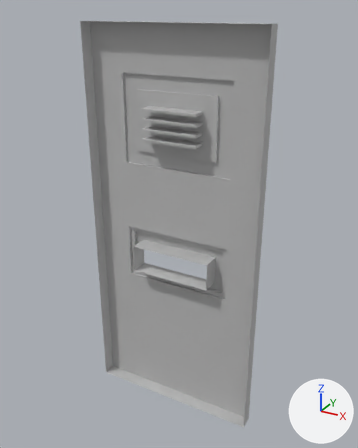
The OBJ model Art Assets Design/Prison Cell Parts/Door.obj: old version first, new version second.
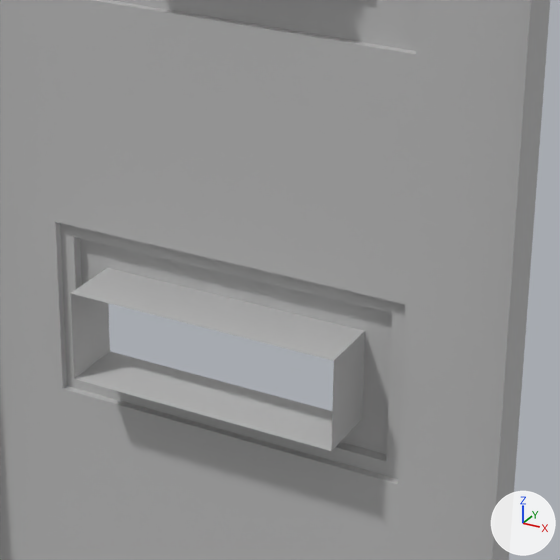
Old and new are each drawn whole from a camera (50 mm lens) standing at (41.0, -161.7, 87.6) and looking at (-5.8, -76.6, 45.1) and again close up on the part from 32% to 75% of the width and 37% to 72% of the height. The lights are fixed; the arrows at lower right show +X, +Y and +Z. Where no turn or scale is listed for an object, it has been applied to the vertices.

Objects in the first close-up: 'Door'.
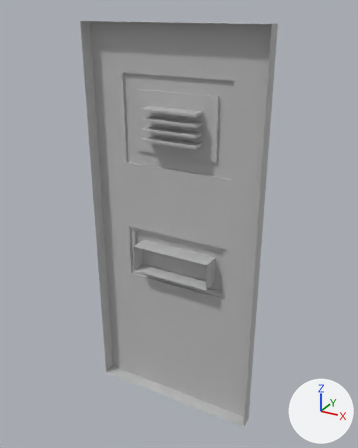
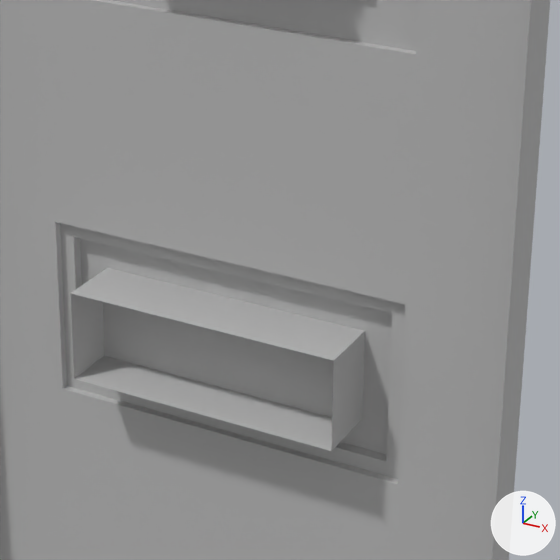
Pixel boxes (x1, y1, x2, y2) of what changed, in the close-ups (560 x 560 px):
part 1 of me_door, added: after (102, 302, 334, 417)

Edits to the bpy script that builds the scene:
```text
Add mat_door_window_initialshadinggroup:
    mat_door_window_initialshadinggroup = principled_material('Door_Window_initialShadingGroup')
    mat_door_window_initialshadinggroup.base_color = (0.5, 0.5, 0.5)  # grey #bcbcbc
    mat_door_window_initialshadinggroup.roughness = 1.0
Change me_door:
    where me_door.from_pydata(...)  # 80 vertices, 87 faces; spans x -25.5..13.0, y -80.2..-76.0, z 0.0..85.0
    used by ob_door; location = (0.0, 0.0, 0.0)
    verts and faces of me_door; kept vertices keep their numbers, new ones are numbered from 80
    me_door part 1
    add verts[80] = (-15.2, -76.7, 33.0)  # pixel (104, 355)
    add verts[81] = (-15.2, -76.7, 39.0)  # pixel (101, 271)
    add verts[82] = (2.8, -76.7, 33.0)  # pixel (356, 424)
    add verts[83] = (2.8, -76.7, 39.0)  # pixel (359, 335)
    add faces += [(80, 81, 82), (81, 83, 82)]  # mat_door_window_initialshadinggroup (grey #bcbcbc)
    add me_door.materials.append(mat_door_window_initialshadinggroup)  # grey #bcbcbc
```
